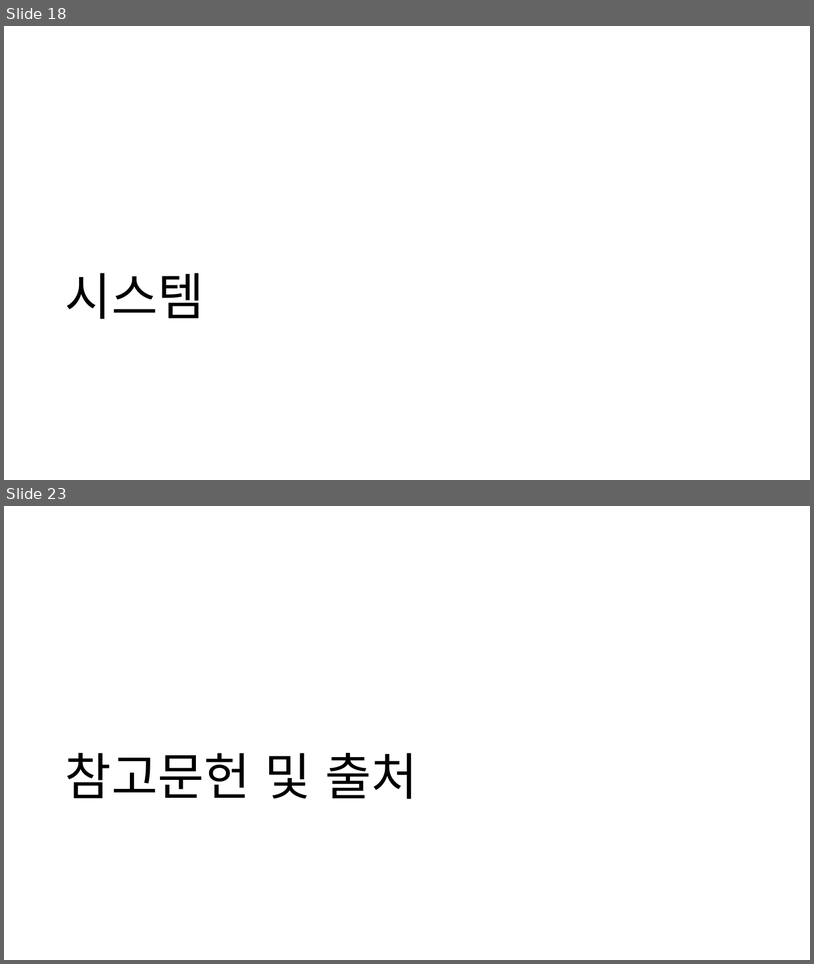
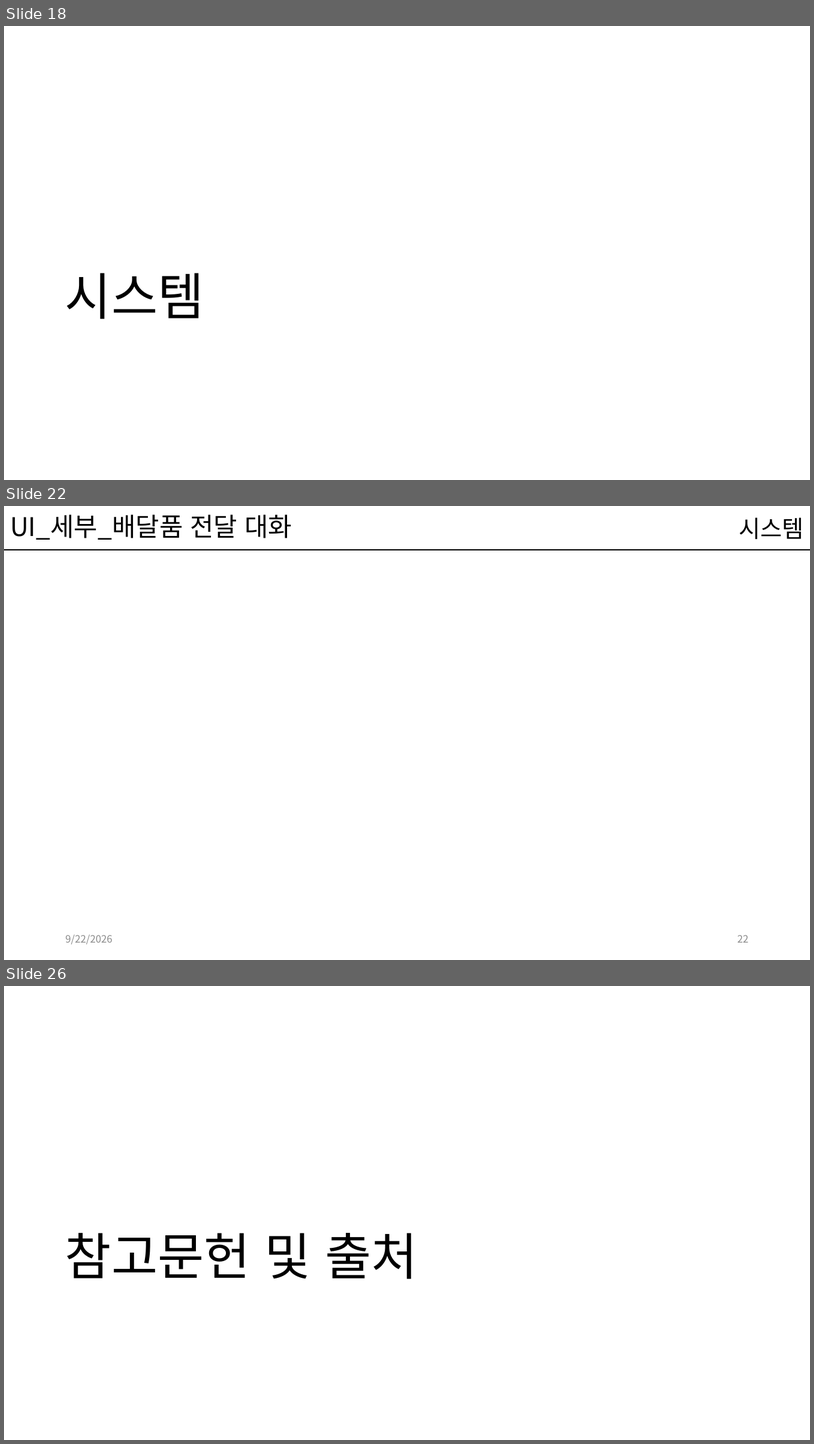
Before and after one commit to kwakyerin/2026_Graduation_Project, a slide deck: documents/HyunahKwon/design/designing/배트와 달트_기획서.pptx. Shown one above the other, each under a label of ours: slides 18 and 23 before the commit, slides 18, 22 and 26 after it; the slides between them are not shown. The pictures are 814x964 and 814x1444 pixels, drawn with LibreOffice and Linux fonts; fonts in the diff are those of the drawing. Boxes give left, top, right and bottom in pixels: in the first picture for what was removed or moved away, otherwise in the second. Text is boxed around its words. In the diff, an @@ line names an element or a change of style, - is before the commit and + after.

```diff
--- a/documents/HyunahKwon/design/designing/배트와 달트_기획서.pptx
+++ b/documents/HyunahKwon/design/designing/배트와 달트_기획서.pptx
@@ slide 22 added at box(4, 506, 810, 960), background #FFFFFF @@
@@ title added at box(10, 514, 292, 540), 30.6 pt, text #000000 @@
+UI_세부_배달품 전달 대화
@@ text added at box(740, 517, 804, 539), 28 pt, text #000000 @@
+시스템
@@ line added from (4, 550) to (810, 550), #000000 1 pt @@
@@ text added at box(65, 934, 112, 944), 12 pt, text #8C8C8C @@
+9/22/2026
@@ page number added at box(738, 934, 749, 942), 12 pt, text #8C8C8C @@
+22
@@ what was slide 23 is now slide 26 @@
```
Also in this commit, not shown: 17 slides changed, 2 other slides added, 1 other file.
